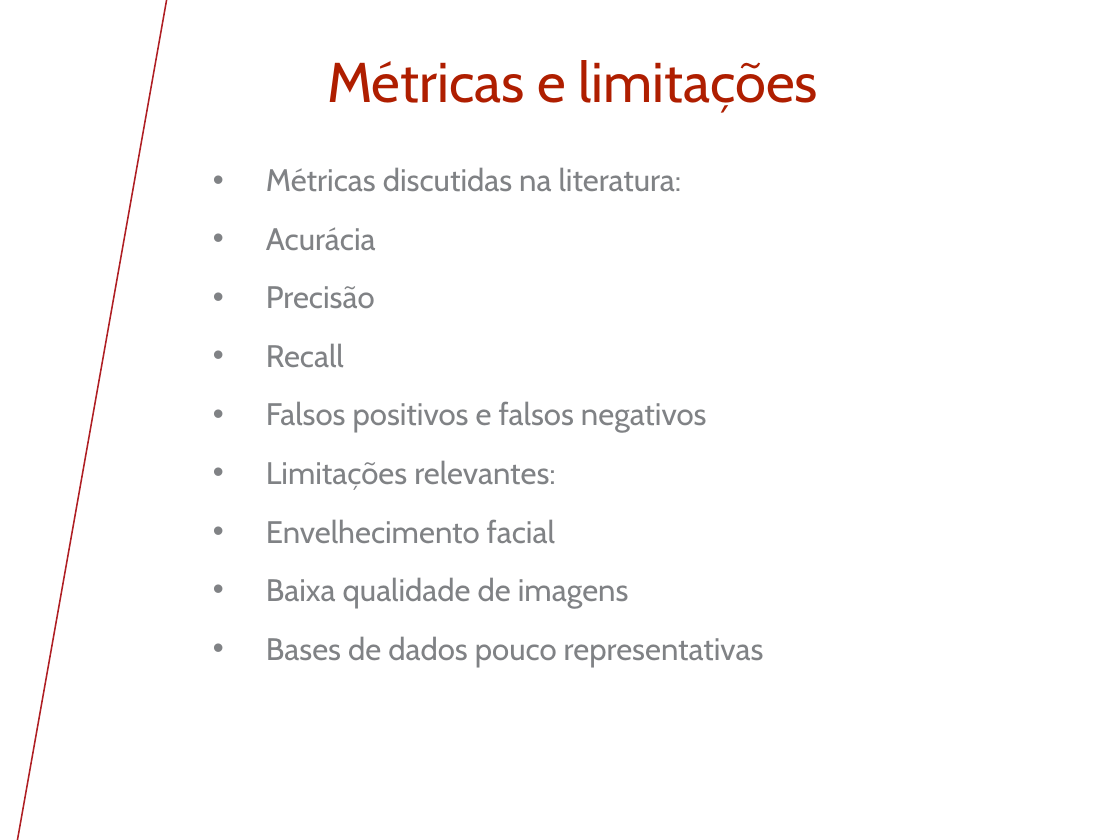
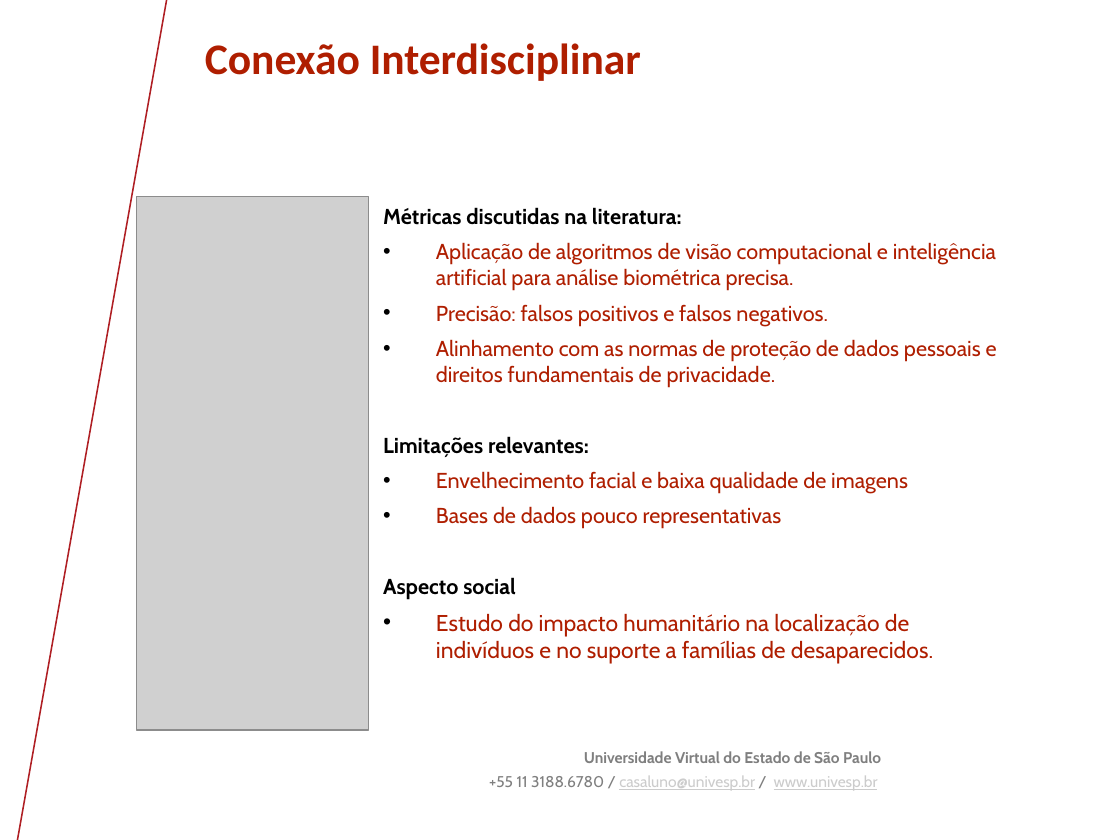
Before and after one commit to saxsoares/TCC-UNIVESP-2026, a slide deck: slide 10 of Apresentação TCC.pptx. Drawn at 1120x840 pixels with LibreOffice and Linux fonts; fonts in the diff are those of the drawing; grey boxes stand for pictures; background and template pictures are left out. Boxes give left, top, right and bottom in pixels: in the first picture for what was removed or moved away, otherwise in the second. Text is boxed around its words. In the diff, an @@ line names an element or a change of style, - is before the commit and + after.

```diff
--- a/Apresentação TCC.pptx
+++ b/Apresentação TCC.pptx
@@ title "Conexão Interdisciplinar" at [205, 43, 641, 81]: vertical alignment top to middle @@
@@ title at [205, 43, 641, 81]: text changed; size 36 to 28 pt; font Cabin to Calibri; bold on @@
-Métricas e limitações
+Conexão Interdisciplinar
@@ picture added at [137, 197, 368, 730] @@
@@ text "Métricas discutidas na literatura:": place and size @@
-text "Métricas discutidas na literatura:" at [266, 167, 764, 667]
+text "Métricas discutidas na literatura:" at [383, 207, 997, 664]
@@ text at [383, 207, 782, 529]: size 20 to 13.9 pt in "Métricas discutidas na literatura:", "Limitações relevantes:", "Bases de dados pouco representativas"; text colour #808285 to #000000, bold on in "Métricas discutidas na literatura:", "Limitações relevantes:"; text colour #808285 to #AF1E00 in "Bases de dados pouco representativas"; bullet • to none; line spacing 1.3 to 1; bullet colour #808285 to #000000 @@
@@ text at [436, 242, 997, 388]: text changed; size 20 to 13.9 pt; text colour #808285 to #AF1E00 @@
-• Acurácia
-• Precisão
-• Recall
-• Falsos positivos e falsos negativos
+• Aplicação de algoritmos de visão computacional e inteligência artificial para análise biométrica precisa.
+• Precisão: falsos positivos e falsos negativos.
+• Alinhamento com as normas de proteção de dados pessoais e direitos fundamentais de privacidade.
@@ text at [436, 471, 908, 494]: text changed; size 20 to 13.9 pt; text colour #808285 to #AF1E00 @@
-• Envelhecimento facial
-• Baixa qualidade de imagens
+• Envelhecimento facial e baixa qualidade de imagens
@@ text at [383, 577, 933, 664]: paragraphs added @@
+Aspecto social
+• Estudo do impacto humanitário na localização de indivíduos e no suporte a famílias de desaparecidos.
@@ text added at [489, 751, 881, 790], 10 pt, text #7F7F7F @@
+Universidade Virtual do Estado de São Paulo
++55 11 3188.6780 / casaluno@univesp.br / www.univesp.br
```
Also in this commit, not shown: 17 other slides changed, 4 slides added, 3 slides removed, 2 other files.
